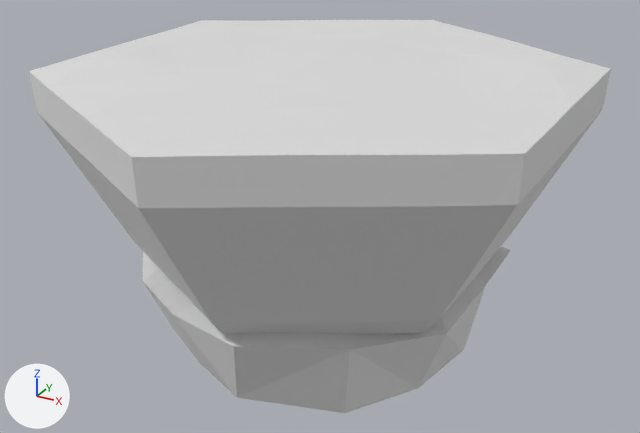
Renders of the glTF model models/ultimate-pack/low-poly-10/m/terrains-hexagon-water.glb from each side of a commit.
One viewpoint serves both versions: a 50 mm camera at (16.6, -30.2, 8.7) aimed at (0.0, 0.0, -6.4). The axes (+X, +Y, +Z) are drawn at lower left. The lights are the same throughout. The picture after the commit comes second. Where no turn or scale is listed for an object, it has been applied to the vertices.

Names of what the first picture shows: 'hexagon-water'.
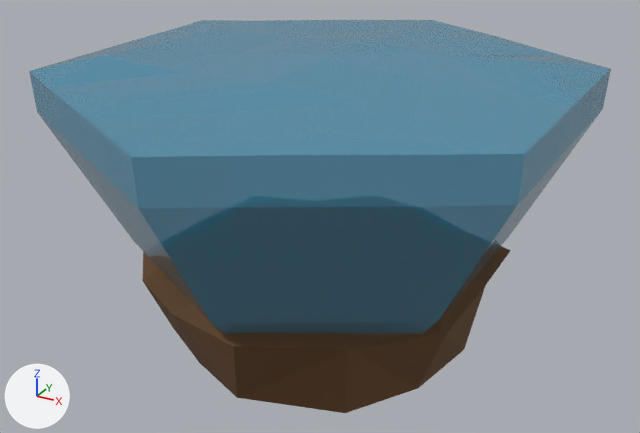
Patch to the scene script:
```diff
--- a/models/ultimate-pack/low-poly-10/m/terrains-hexagon-water.glb.py
+++ b/models/ultimate-pack/low-poly-10/m/terrains-hexagon-water.glb.py
@@ mat_48_transparent_blue @@
 mat_48_transparent_blue = principled_material('48 TRANSPARENT-BLUE')
-mat_48_transparent_blue.base_color = (0.8, 0.8, 0.8)  # white #e7e7e7
-mat_48_transparent_blue.metallic = 0.4
-mat_48_transparent_blue.roughness = 1.0
+mat_48_transparent_blue.base_color = (0.0398, 0.289, 0.459)  # cyan #3892b4
+mat_48_transparent_blue.roughness = 0.0
+mat_48_transparent_blue.alpha = 0.671
@@ mat_11_brown_medium @@
 mat_11_brown_medium = principled_material('11 BROWN-MEDIUM')
-mat_11_brown_medium.base_color = (0.8, 0.8, 0.8)  # white #e7e7e7
-mat_11_brown_medium.metallic = 0.4
+mat_11_brown_medium.base_color = (0.136, 0.0666, 0.0262)  # brown #67492d
 mat_11_brown_medium.roughness = 1.0
```

Where the change shows, as pixel boxes [x1, y1, x2, y2] in the pictures (640 x 433 px):
'hexagon-water', recoloured, surface changed
    both: [29, 20, 611, 413]
